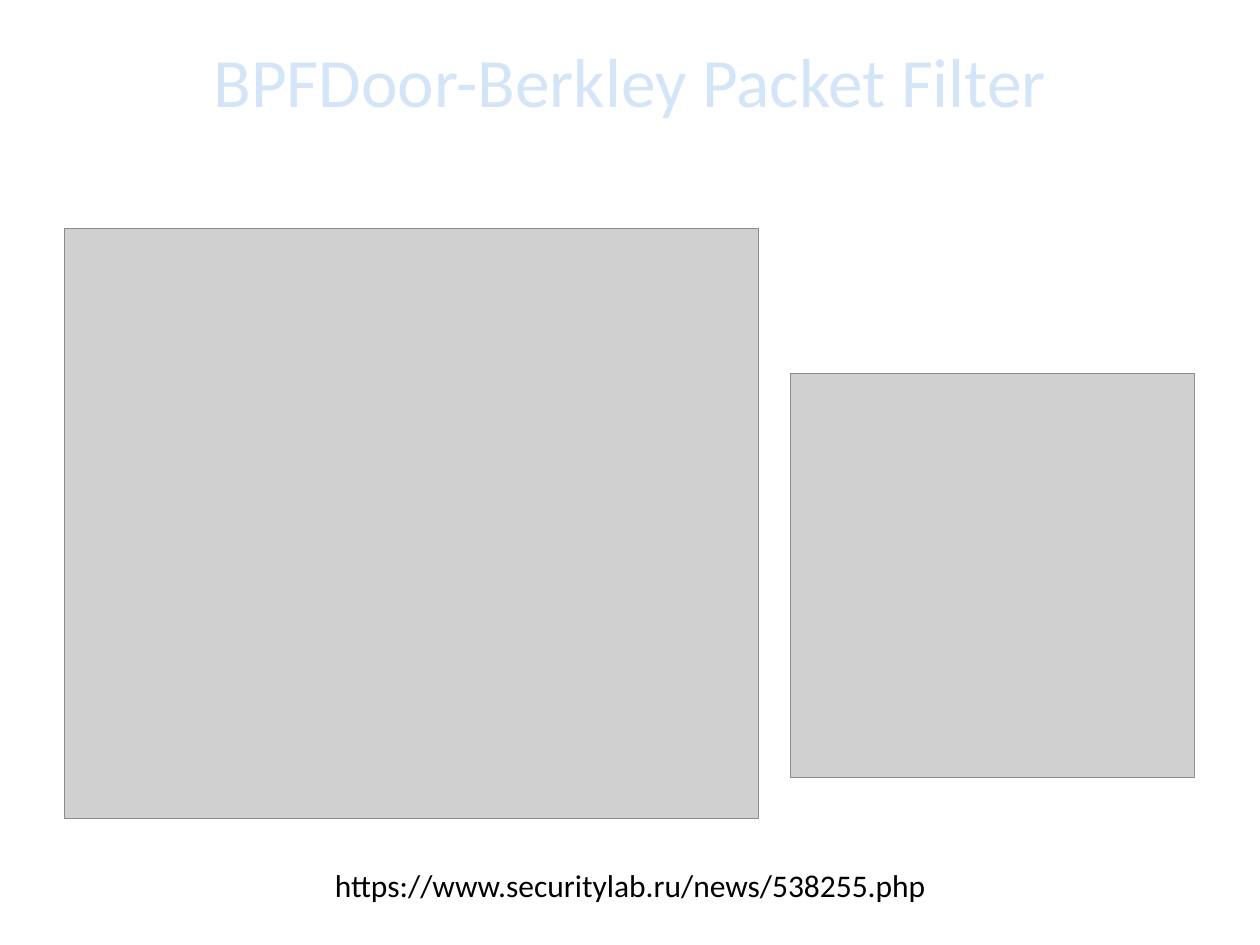
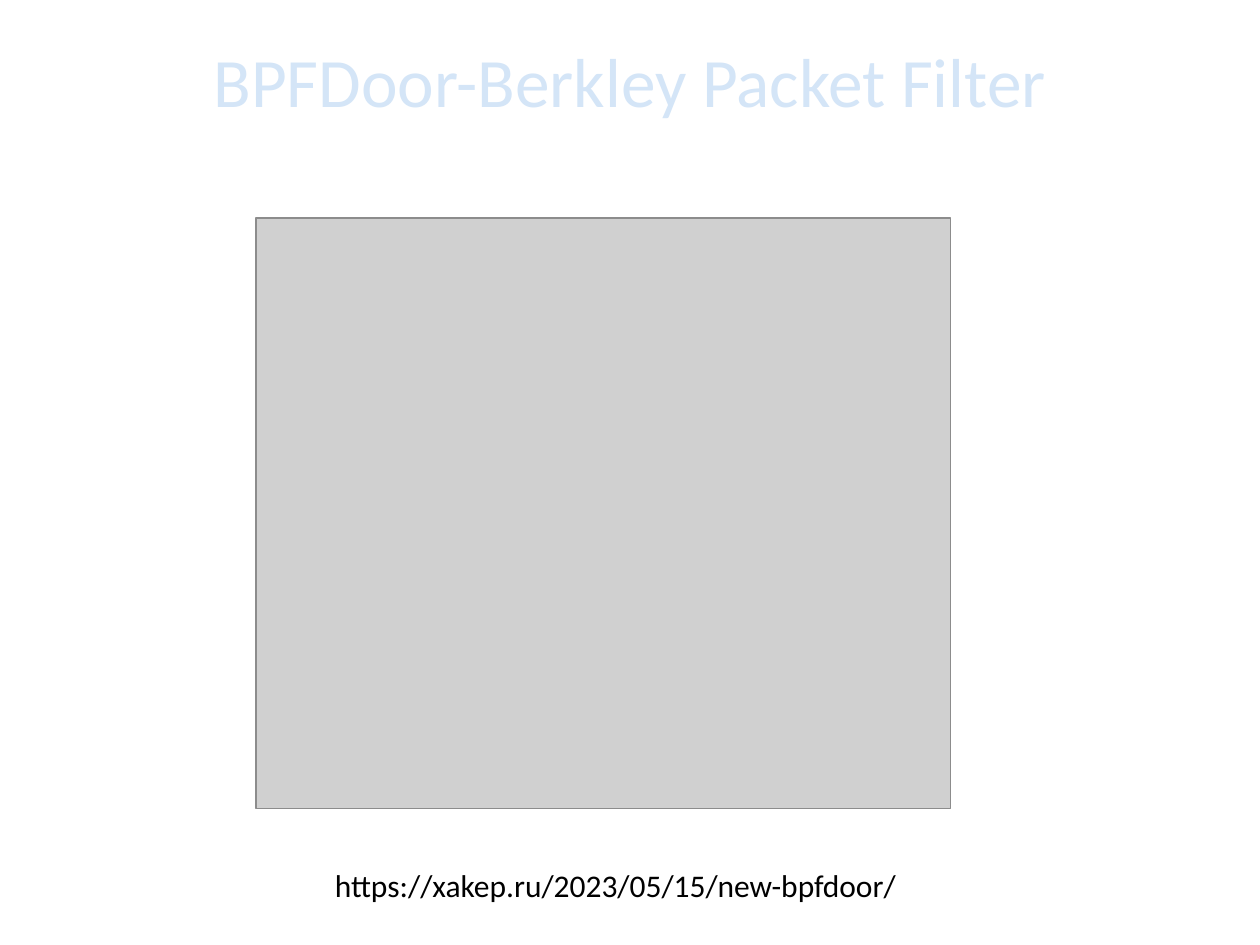
Before and after one commit to SkibaSAY/Doclad_Sniffers, a slide deck: slide 28 of Доклад_Снифферы.pptx. Drawn at 1260x945 pixels with LibreOffice and Linux fonts; fonts in the diff are those of the drawing; grey boxes stand for pictures; background and template pictures are left out. Boxes give left, top, right and bottom in pixels: in the first picture for what was removed or moved away, otherwise in the second. Text is boxed around its words. In the diff, an @@ line names an element or a change of style, - is before the commit and + after.

```diff
--- a/Доклад_Снифферы.pptx
+++ b/Доклад_Снифферы.pptx
@@ picture: place and size @@
-picture at [64,228,759,818]
+picture at [256,218,950,808]
@@ picture removed at [790,373,1194,777] @@
@@ text at [335,875,896,902]: text changed @@
-https://www.securitylab.ru/news/538255.php
+https://xakep.ru/2023/05/15/new-bpfdoor/
```
Also in this commit, not shown: 1 other slide changed, 1 other file.
